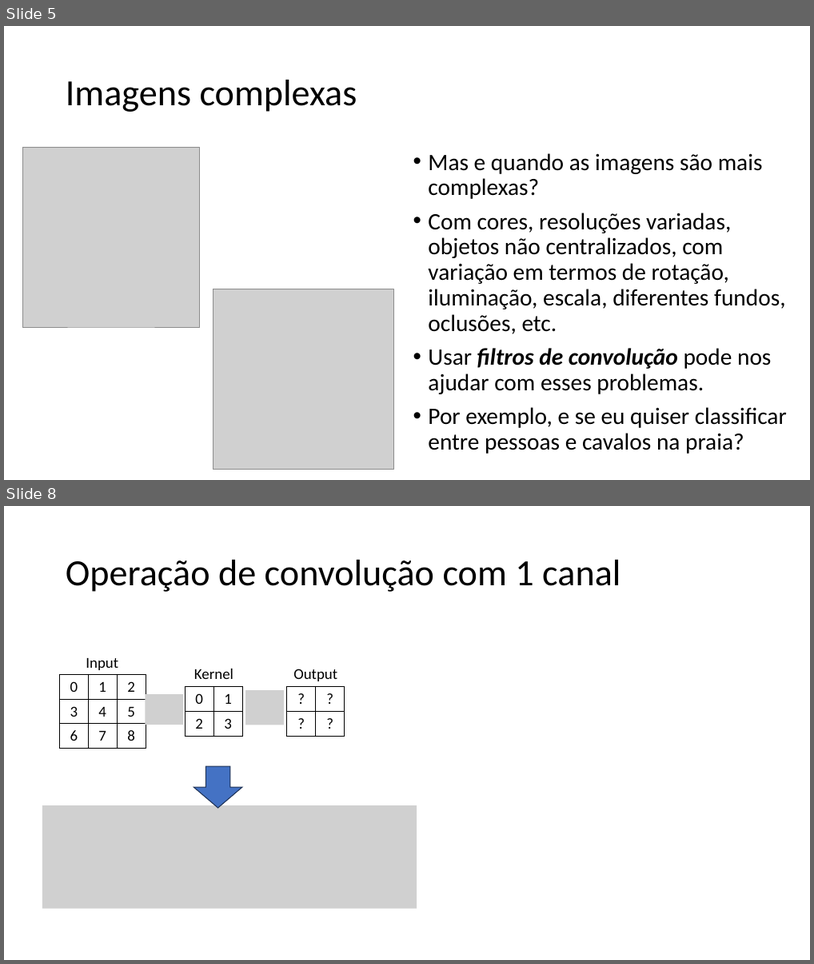
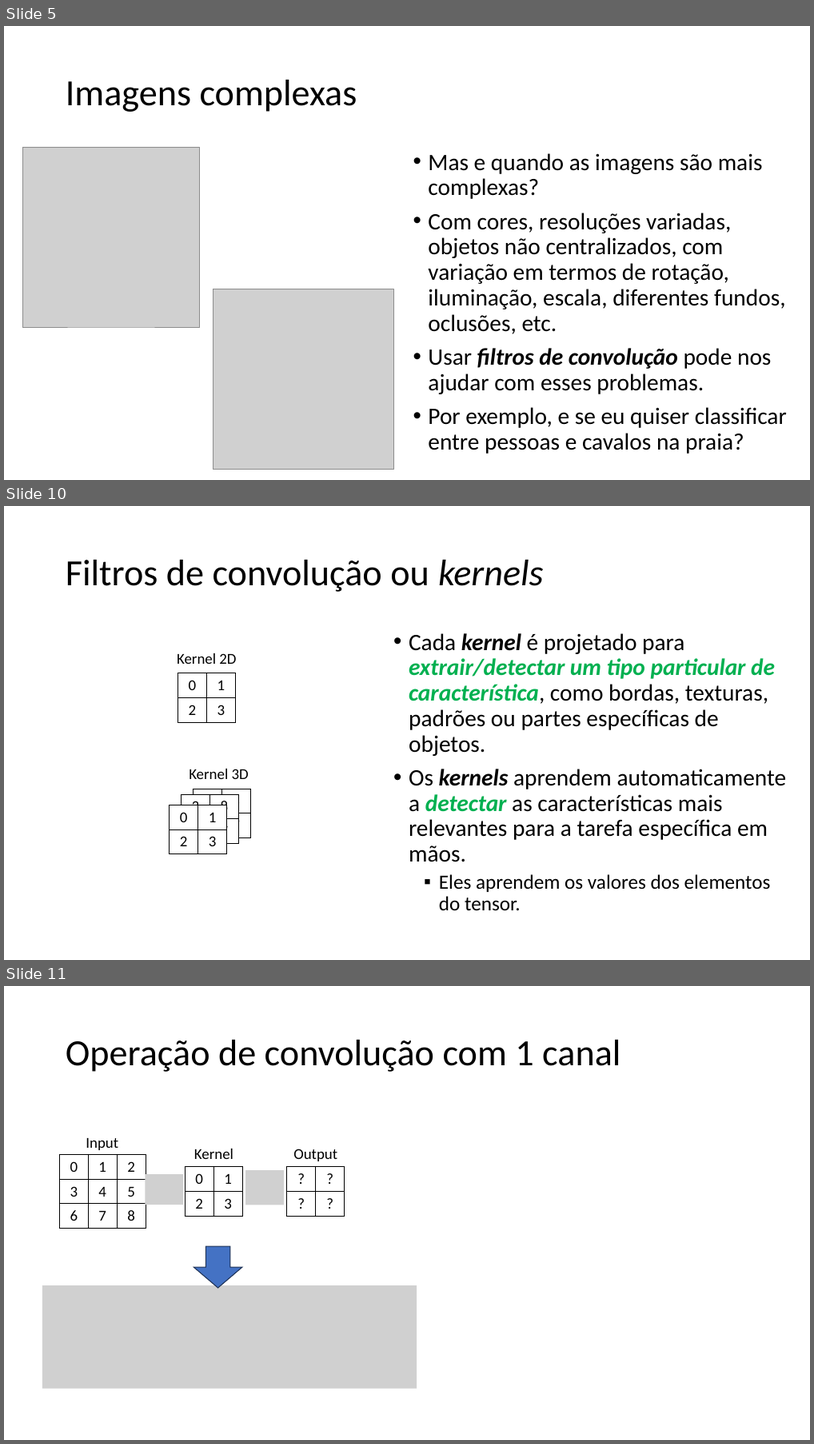
Before and after one commit to zz4fap/tp557-iot-ml, a slide deck: slides/TP557_12_Introduzindo_convoluções.pptx. Shown one above the other, each under a label of ours: slides 5 and 8 before the commit, slides 5, 10 and 11 after it; the slides between them are not shown. The pictures are 814x964 and 814x1444 pixels, drawn with LibreOffice and Linux fonts; fonts in the diff are those of the drawing; grey boxes stand for pictures. Boxes give left, top, right and bottom in pixels: in the first picture for what was removed or moved away, otherwise in the second. Text is boxed around its words. In the diff, an @@ line names an element or a change of style, - is before the commit and + after.

```diff
--- a/slides/TP557_12_Introduzindo_convoluções.pptx
+++ b/slides/TP557_12_Introduzindo_convoluções.pptx
@@ slide 10 added at (x1=4, y1=506, x2=810, y2=960), background #FFFFFF @@
@@ title added at (x1=66, y1=560, x2=544, y2=592), 44 pt, text #000000 @@
+Filtros de convolução ou kernels
@@ text added at (x1=409, y1=633, x2=787, y2=911), 28 pt, text #000000 @@
+• Cada kernel é projetado para extrair/detectar um tipo particular de característica, como bordas, texturas, padrões ou partes específicas de objetos.
+• Os kernels aprendem automaticamente a detectar as características mais relevantes para a tarefa específica em mãos.
+  ▪ Eles aprendem os valores dos elementos do tensor.
@@ group added at (x1=169, y1=653, x2=251, y2=854): 4 tables, 2 texts @@
+3 | 8
+1 | 7
+3 | 8
+1 | 7
+0 | 1
+2 | 3
+Kernel 2D
+0 | 1
+2 | 3
+Kernel 3D
@@ what was slide 8 is now slide 11 @@
```
Also in this commit, not shown: 3 slides changed, 10 other slides added, 2 slides removed, 3 other files.
